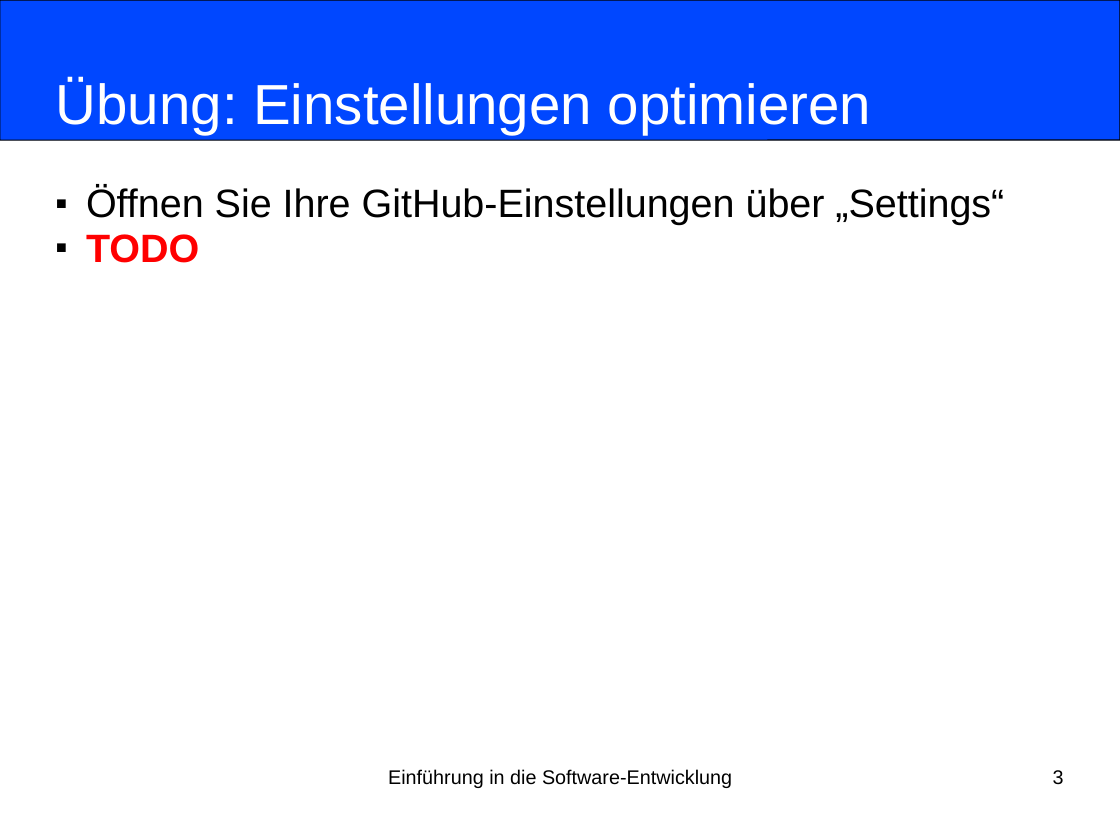
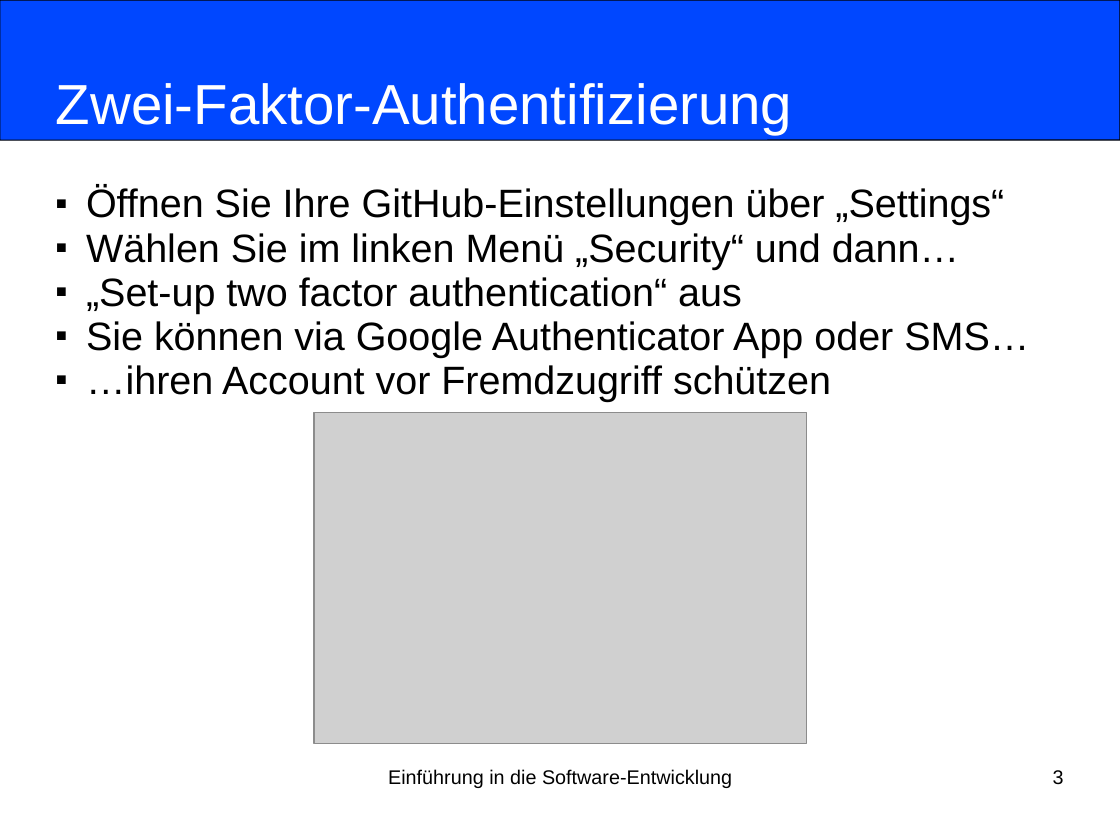
Before and after one commit to nordakademie-einfuehrung-java/vorlesungsskript, a slide deck: slide 3 of folien/Semester_03_Termin_04_Kapitel04.pptx. Drawn at 1120x840 pixels with LibreOffice and Linux fonts; fonts in the diff are those of the drawing; grey boxes stand for pictures. Boxes give left, top, right and bottom in pixels: in the first picture for what was removed or moved away, otherwise in the second. Text is boxed around its words. In the diff, an @@ line names an element or a change of style, - is before the commit and + after.

```diff
--- a/folien/Semester_03_Termin_04_Kapitel04.pptx
+++ b/folien/Semester_03_Termin_04_Kapitel04.pptx
@@ title at (56,83,792,134): text changed @@
-Übung: Einstellungen optimieren
+Zwei-Faktor-Authentifizierung
@@ subtitle at (86,233,1029,402): text changed; text colour #FF0000 to #000000; bold off @@
-■ TODO
+■ Wählen Sie im linken Menü „Security“ und dann…
+■ „Set-up two factor authentication“ aus
+■ Sie können via Google Authenticator App oder SMS…
+■ …ihren Account vor Fremdzugriff schützen
@@ picture added at (314,412,807,743) @@
```
Also in this commit, not shown: 1 other slide changed, 1 slide added.
